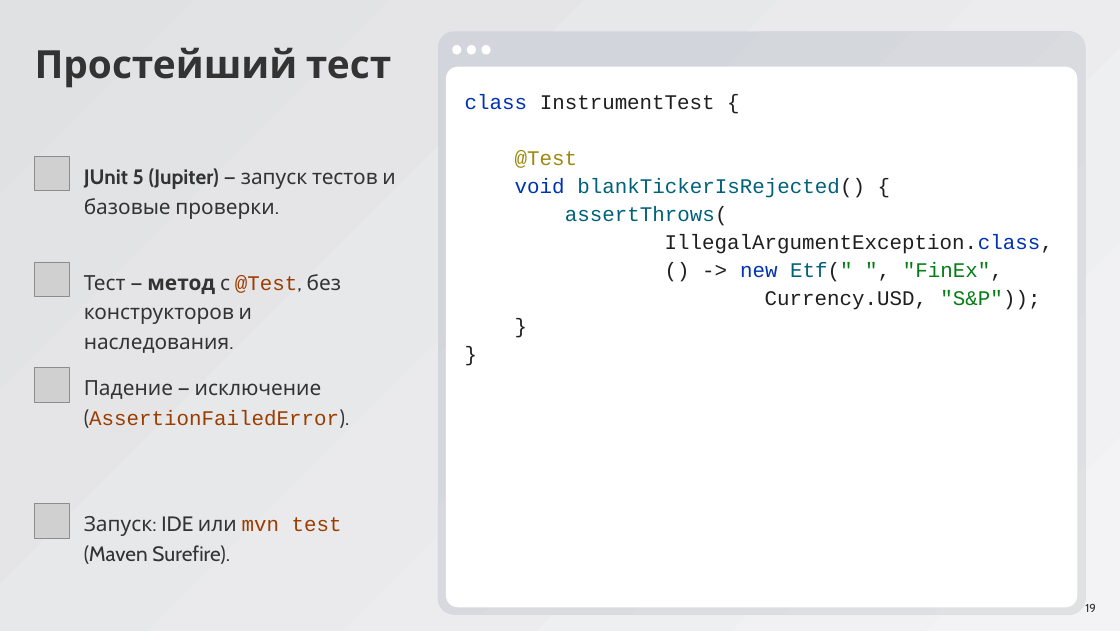
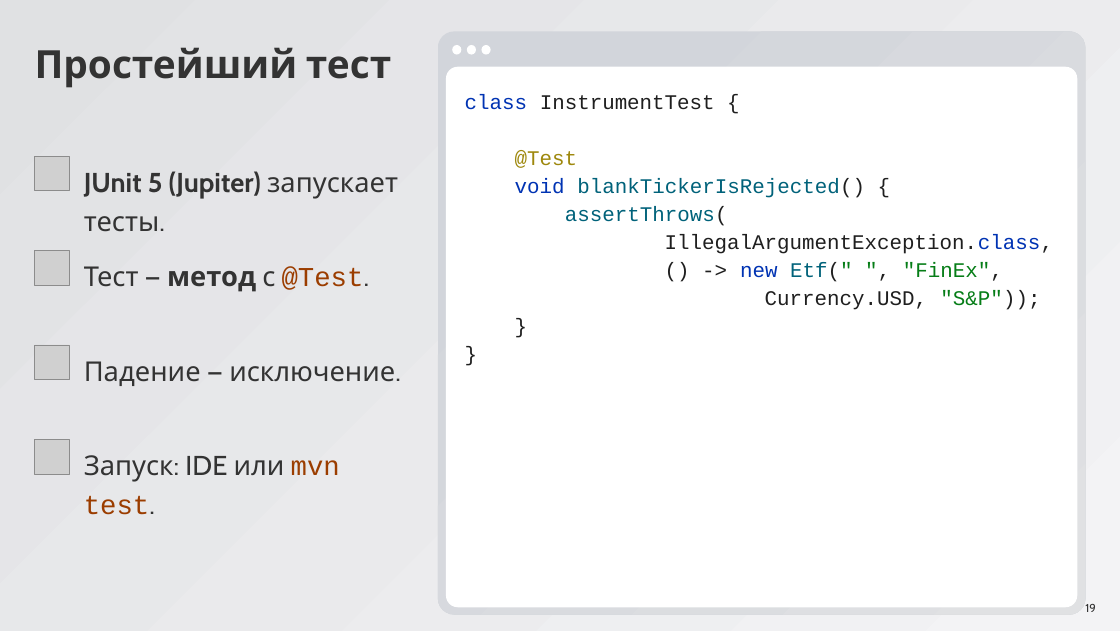
Before and after one commit to ArthurAipov/market-pulse-innopolis, a slide deck: slide 19 of advanced/docs/seminar8/Семинар 8.pptx. Drawn at 1120x631 pixels with LibreOffice and Linux fonts; fonts in the diff are those of the drawing; grey boxes stand for pictures. Boxes give left, top, right and bottom in pixels: in the first picture for what was removed or moved away, otherwise in the second. Text is boxed around its words. In the diff, an @@ line names an element or a change of style, - is before the commit and + after.

```diff
--- a/advanced/docs/seminar8/Семинар 8.pptx
+++ b/advanced/docs/seminar8/Семинар 8.pptx
@@ text at (84, 171, 398, 232): text changed; size 29 to 38 pt; bold on @@
-JUnit 5 (Jupiter) — запуск тестов и базовые проверки.
+JUnit 5 (Jupiter) запускает тесты.
@@ picture: place and size @@
-picture at (35, 262, 69, 297)
+picture at (35, 251, 69, 286)
@@ text at (84, 266, 370, 292): text changed; size 29 to 38 pt @@
-Тест — метод с @Test, без конструкторов и наследования.
+Тест — метод с @Test.
@@ picture: place and size @@
-picture at (35, 368, 69, 402)
+picture at (35, 345, 69, 380)
@@ text at (84, 361, 395, 386): text changed; size 29 to 38 pt @@
-Падение — исключение (AssertionFailedError).
+Падение — исключение.
@@ picture: place and size @@
-picture at (35, 504, 69, 539)
+picture at (35, 440, 69, 474)
@@ text at (84, 455, 340, 515): text changed; size 29 to 38 pt @@
-Запуск: IDE или mvn test (Maven Surefire).
+Запуск: IDE или mvn test.
```
Also in this commit, not shown: 31 other slides changed.
